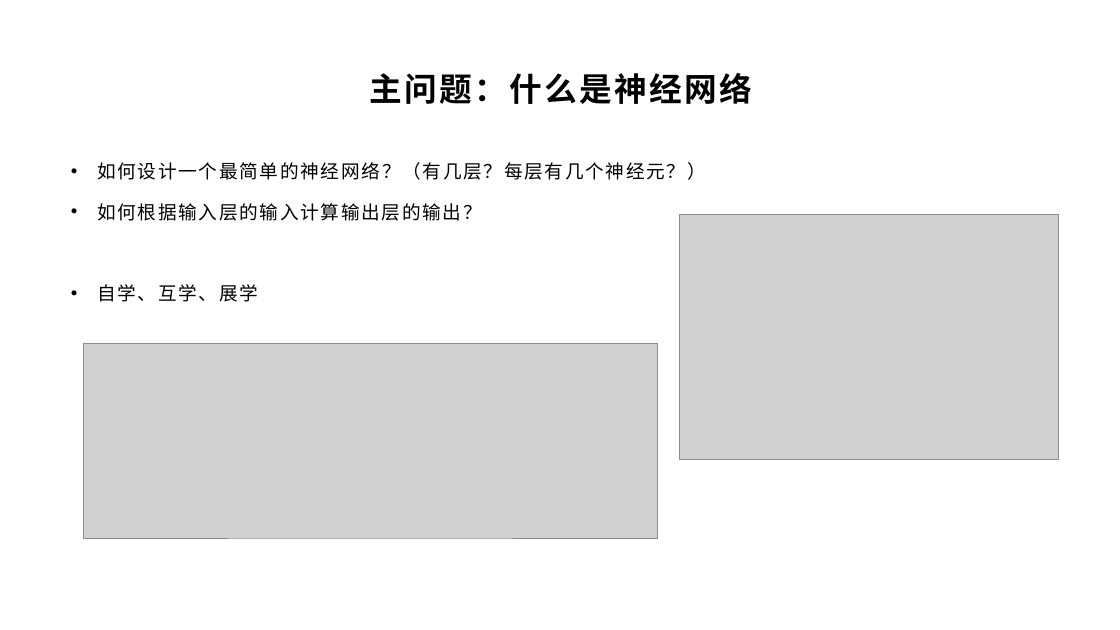
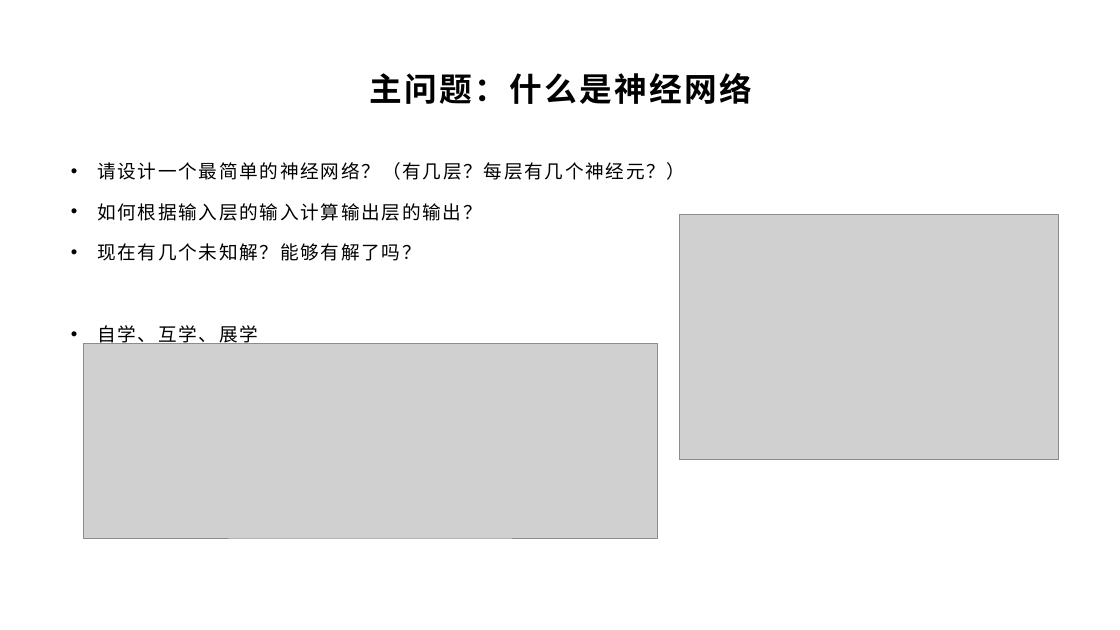
Before and after one commit to yyc-git/DeepLearningEdu, a slide deck: slide 8 of lessons/2_gender_analyze/ppt/“判断性别”Demo需求分析和初步设计（中）.pptx. Drawn at 1120x630 pixels with LibreOffice and Linux fonts; fonts in the diff are those of the drawing; grey boxes stand for pictures; background and template pictures are left out. Boxes give left, top, right and bottom in pixels: in the first picture for what was removed or moved away, otherwise in the second. Text is boxed around its words. In the diff, an @@ line names an element or a change of style, - is before the commit and + after.

```diff
--- a/lessons/2_gender_analyze/ppt/“判断性别”Demo需求分析和初步设计（中）.pptx
+++ b/lessons/2_gender_analyze/ppt/“判断性别”Demo需求分析和初步设计（中）.pptx
@@ text at [97, 162, 686, 180]: text changed @@
-• 如何设计一个最简单的神经网络？（有几层？每层有几个神经元？）
+• 请设计一个最简单的神经网络？（有几层？每层有几个神经元？）
@@ text at [97, 243, 421, 261]: paragraph added @@
+• 现在有几个未知解？能够有解了吗？
```
Also in this commit, not shown: 4 other slides changed, 10 other files.
